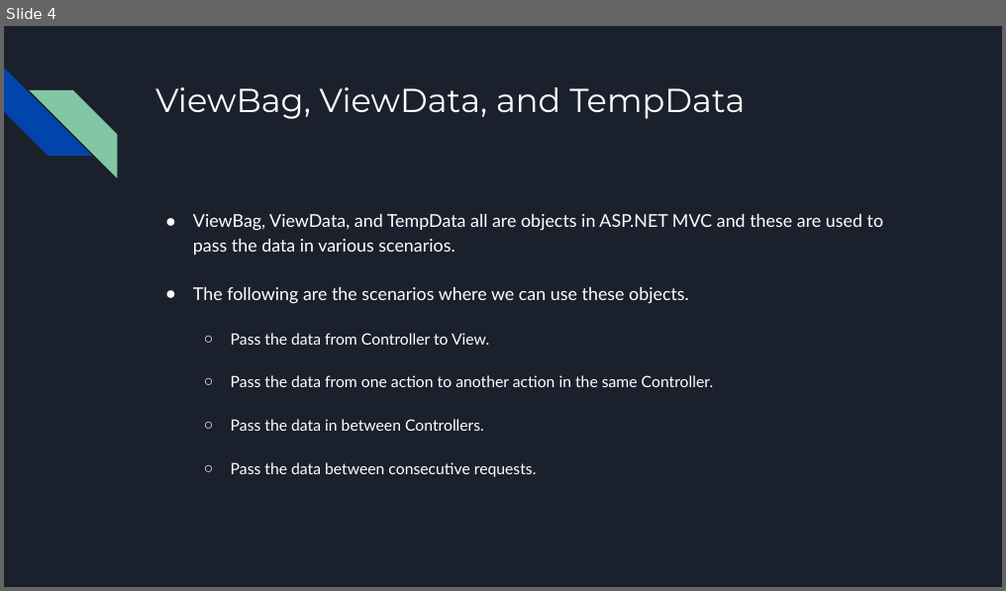
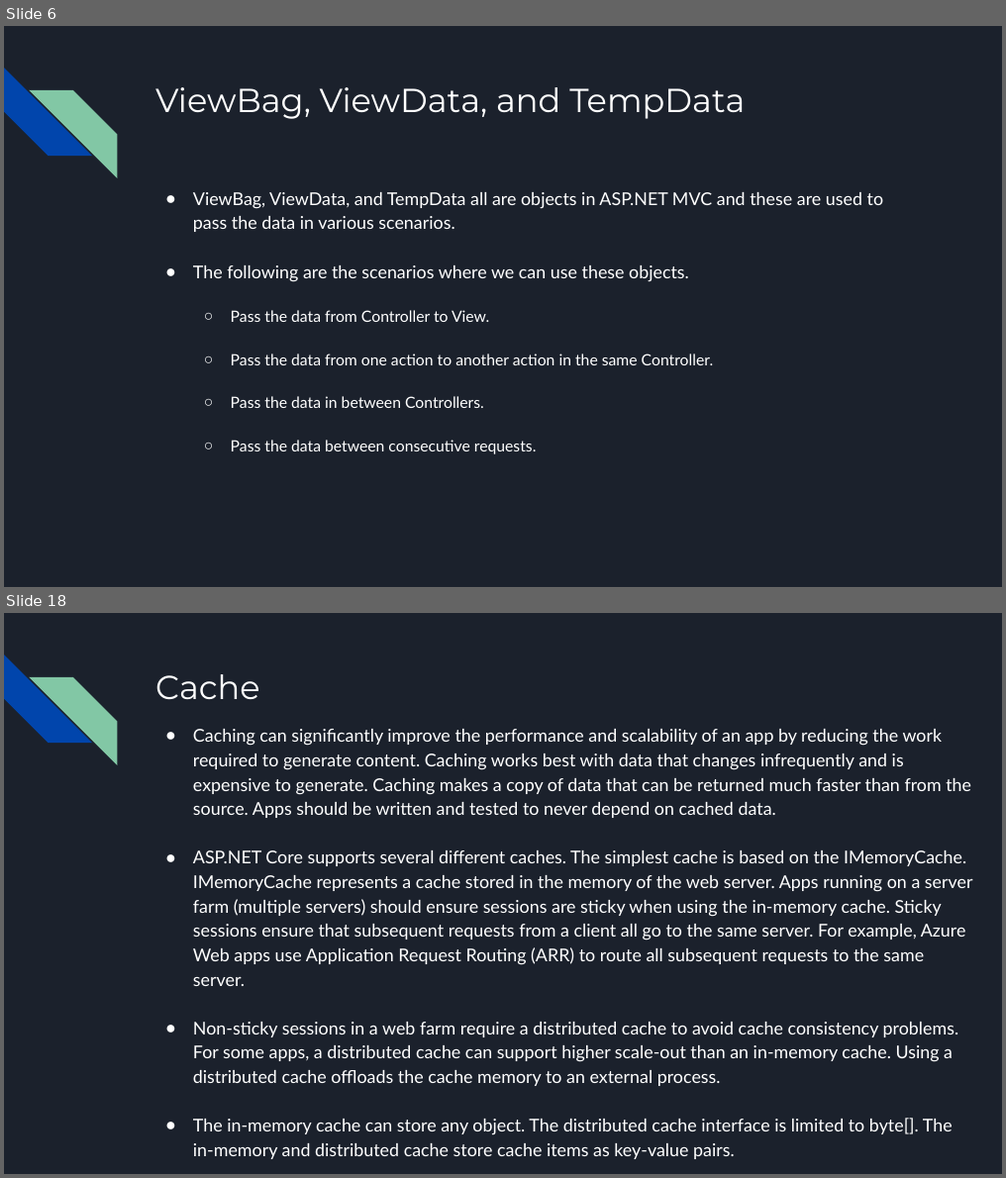
Before and after one commit to bulhard/Web-Programming, a slide deck: 00 Presentations/08 Storing Temporary Data.pptx. Shown one above the other, each under a label of ours: slide 4 before the commit, slides 6 and 18 after it; the slides between them are not shown. The pictures are 1006x591 and 1006x1178 pixels, drawn with LibreOffice and Linux fonts; fonts in the diff are those of the drawing. Boxes give left, top, right and bottom in pixels: in the first picture for what was removed or moved away, otherwise in the second. Text is boxed around its words. In the diff, an @@ line names an element or a change of style, - is before the commit and + after.

```diff
--- a/00 Presentations/08 Storing Temporary Data.pptx
+++ b/00 Presentations/08 Storing Temporary Data.pptx
@@ slide 18 added at box(4, 613, 1002, 1174), background #1B212C; not listed: 2 template elements that a slide beside it also shows @@
@@ title added at box(155, 674, 259, 699), 32 pt, text #FFFFFF @@
+Cache
@@ text added at box(193, 729, 973, 1159), 17 pt, text #FFFFFF @@
+● Caching can significantly improve the performance and scalability of an app by reducing the work required to generate content. Caching works best with data that changes infrequently and is expensive to generate. Caching makes a copy of data that can be returned much faster than from the source. Apps should be written and tested to never depend on cached data.
+● ASP.NET Core supports several different caches. The simplest cache is based on the IMemoryCache. IMemoryCache represents a cache stored in the memory of the web server. Apps running on a server farm (multiple servers) should ensure sessions are sticky when using the in-memory cache. Sticky sessions ensure that subsequent requests from a client all go to the same server. For example, Azure Web apps use Application Request Routing (ARR) to route all subsequent requests to the same server.
+● Non-sticky sessions in a web farm require a distributed cache to avoid cache consistency problems. For some apps, a distributed cache can support higher scale-out than an in-memory cache. Using a distributed cache offloads the cache memory to an external process.
+● The in-memory cache can store any object. The distributed cache interface is limited to byte[]. The in-memory and distributed cache store cache items as key-value pairs.
@@ what was slide 4 is now slide 6 @@
@@ slide 6 changed as well @@
@@ text "ViewBag, ViewData, and TempData all ...": place and size @@
-text "ViewBag, ViewData, and TempData all ..." at box(193, 214, 884, 477)
+text "ViewBag, ViewData, and TempData all ..." at box(193, 192, 884, 455)
```
Also in this commit, not shown: 1 other slide changed, 15 other slides added, 1 slide removed, 7 other files.
